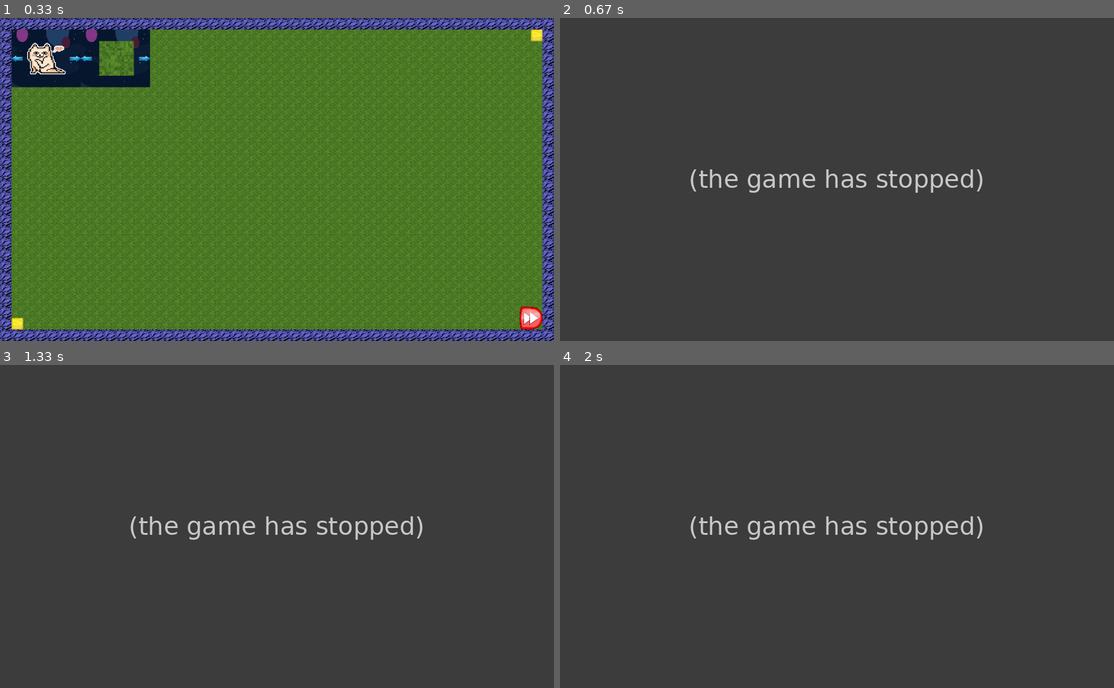
Above: before the commit, frames 1-4 (two rows, left to right).
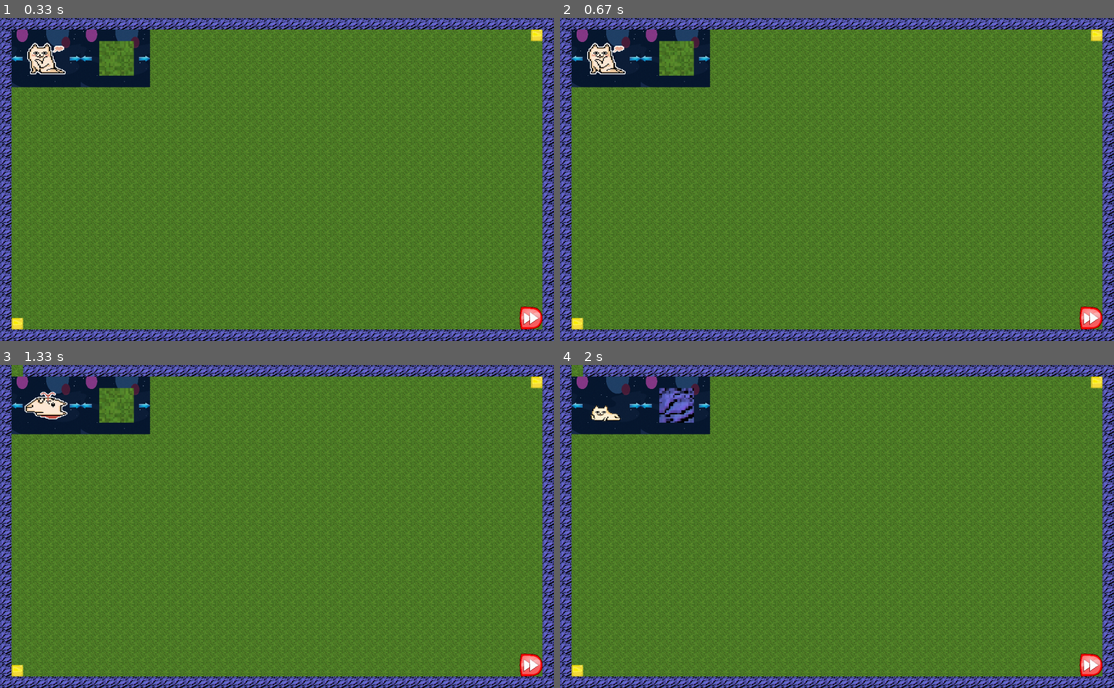
Above: after the commit, the same moments.

Repository: nataliadolina/pygame_project
Game: pygame game, started from game.py
Two runs of this game, one before a commit and one after it. Both use one fixed random seed, a clock stepped at 60 frames per second and the inputs below.
Inputs (mouse positions are in pixels of both pictures, inside the frame that each line leads up to):
- Up to frame 1 (0.33 s): no input
- Up to frame 2 (0.67 s): press the mouse at (886, 24) at 0.37 s; move the mouse to (798, 137) at 0.47 s; release the mouse at (704, 253) at 0.6 s
- Up to frame 3 (1.33 s): click (16, 371) at 0.72 s; click (72, 403) at 1.05 s
- Up to frame 4 (2 s): click (576, 403) at 1.38 s; click (704, 403) at 1.72 s

Frame 1 is identical in both runs. In frame 2, 100% of the frame differs, in the area x 0-100%, y 0-100%; in frame 3, 100%; in frame 4, 100%.
Error before the commit: ValueError: <Surface(75x75x32 SW)> is not in list (game.py line 58); the game stopped at 0.6 s (later frames are placeholders)

Commit message:
Simplifyed filling board

Diff:
--- a/game.py
+++ b/game.py
@@ -164,7 +164,7 @@
     strelka4 = pygame.sprite.Group()
     lets_go = pygame.sprite.Group()
     player = pygame.transform.scale(characters[0], (100, 75))
-    block = pygame.transform.scale(blocks1[0], (75, 75))
+    block = blocks1[0]
     for i in range(y // 25):
         for j in range(x // 25):
             board[i][j] = Blocks(blocks, i, j)
@@ -173,7 +173,7 @@
     Strelka3(strelka3)
     Strelka4(strelka4)
     LetsGo(lets_go)
-    flag1, flag2, flag3, flag4 = False, False, False, False
+    flag1, flag2, flag3, flag4, flag5 = False, False, False, False, False
     space_back = pygame.transform.scale(load_image('spacefon.jpg'), (150, 125))
     while True:
         blocks.draw(screen)
@@ -190,7 +190,14 @@
         for event in pygame.event.get():
             if event.type == pygame.QUIT:
                 quit()
+            if event.type == pygame.MOUSEBUTTONDOWN:
+                flag5 = True
+            if flag5:
+                if event.type == pygame.MOUSEMOTION:
+                    for i in blocks:
+                        i.get_event(event, block)
             if event.type == pygame.MOUSEBUTTONUP:
+                flag5 = False
                 for i in strelka1:
                     if not flag2:
                         pic = i.get_event(event)
